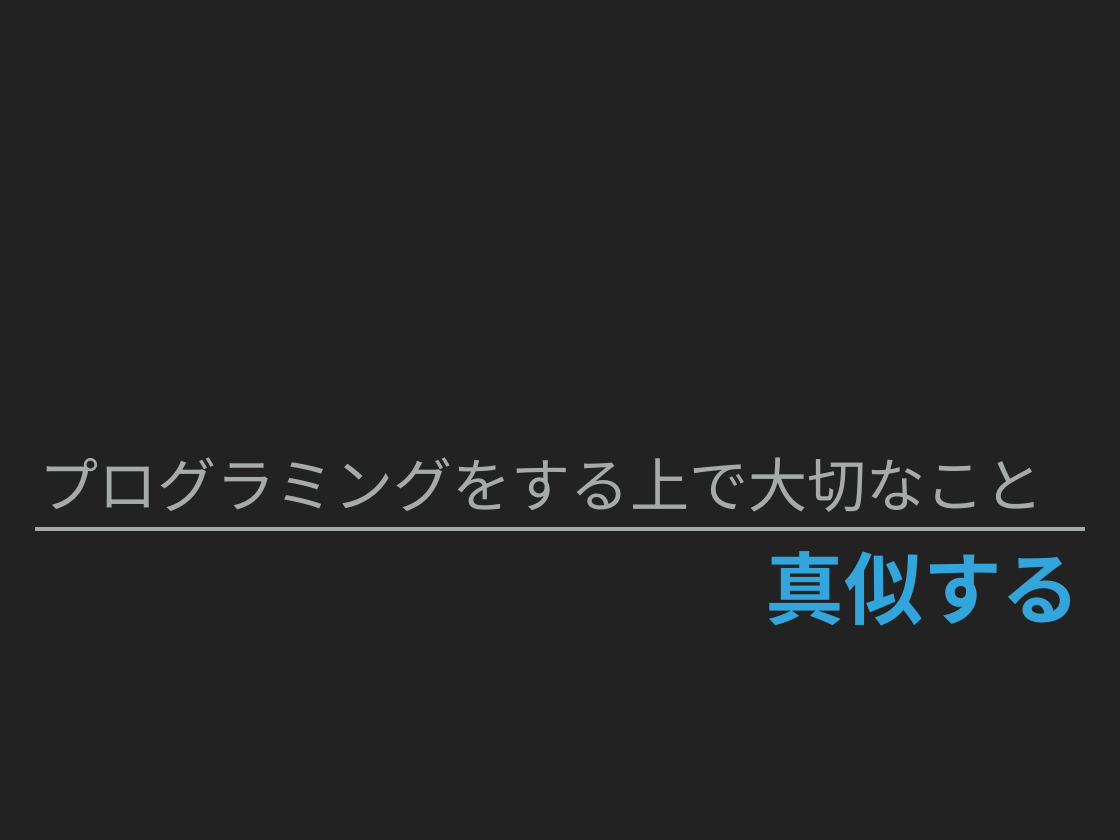
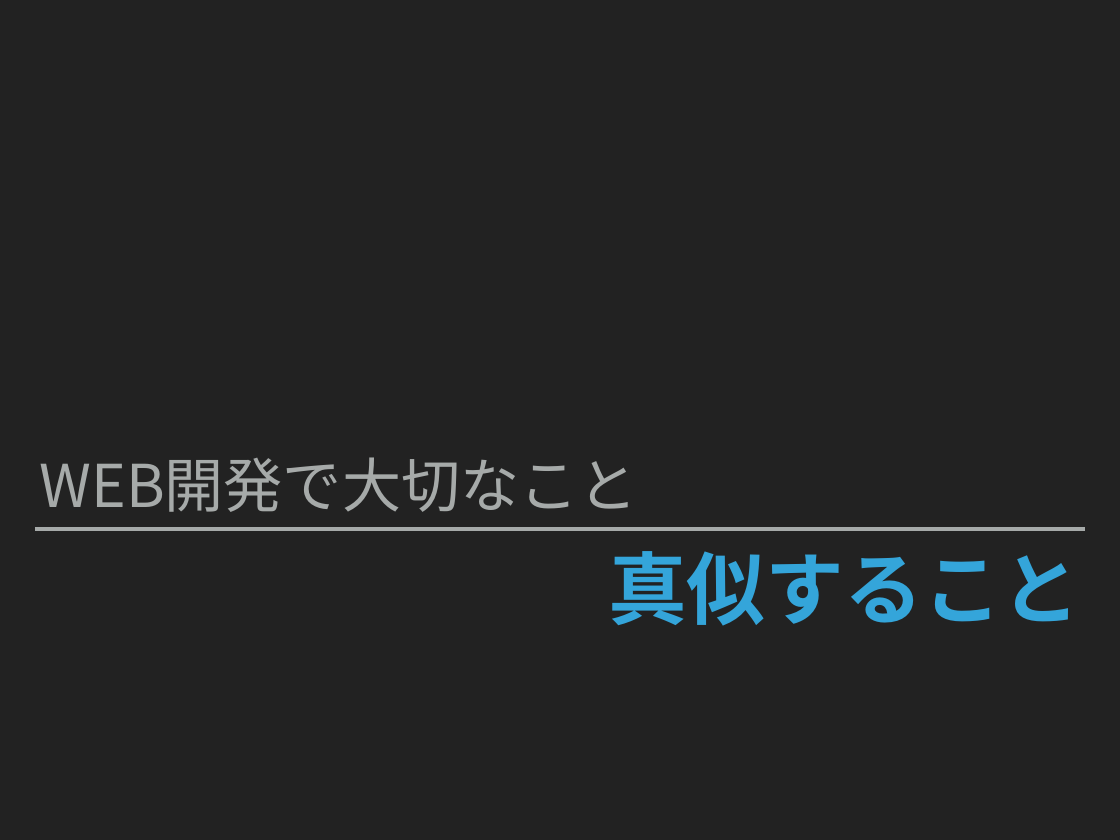
Before and after one commit to nadollin/Web-Education, a slide deck: slide 10 of Lecture 1/WebEducation Lecture1_jp.pptx. Drawn at 1120x840 pixels with LibreOffice and Linux fonts; fonts in the diff are those of the drawing. Boxes give left, top, right and bottom in pixels: in the first picture for what was removed or moved away, otherwise in the second. Text is boxed around its words. In the diff, an @@ line names an element or a change of style, - is before the commit and + after.

```diff
--- a/Lecture 1/WebEducation Lecture1_jp.pptx
+++ b/Lecture 1/WebEducation Lecture1_jp.pptx
@@ text at <box>39,457,637,512</box>: text changed @@
-プログラミングをする上で大切なこと
+WEB開発で大切なこと
@@ title at <box>608,551,1081,626</box>: text changed @@
-真似する
+真似すること
```
Also in this commit, not shown: 9 other slides changed, 1 slide added, 3 slides removed, 1 other file.
